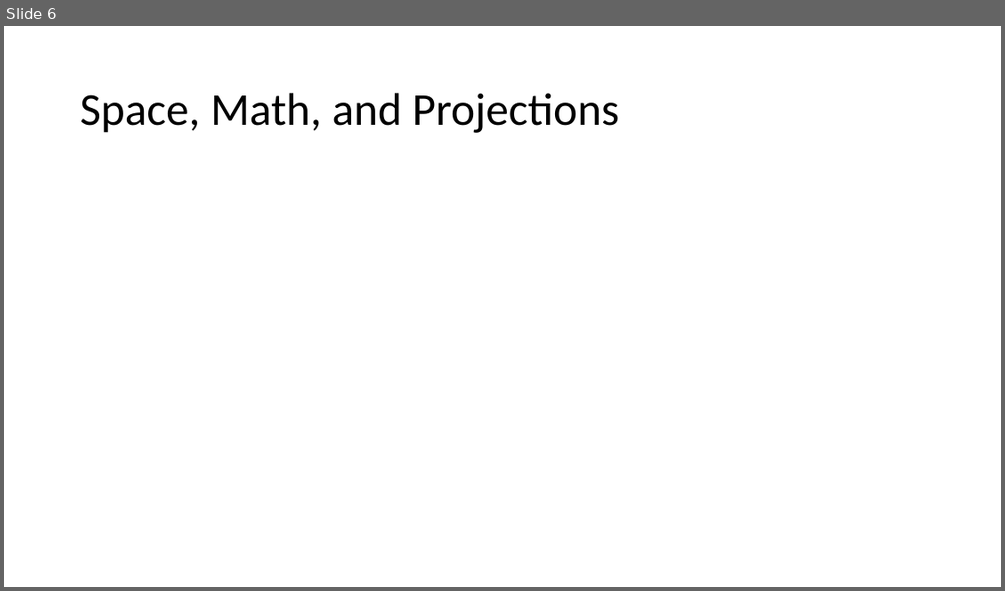
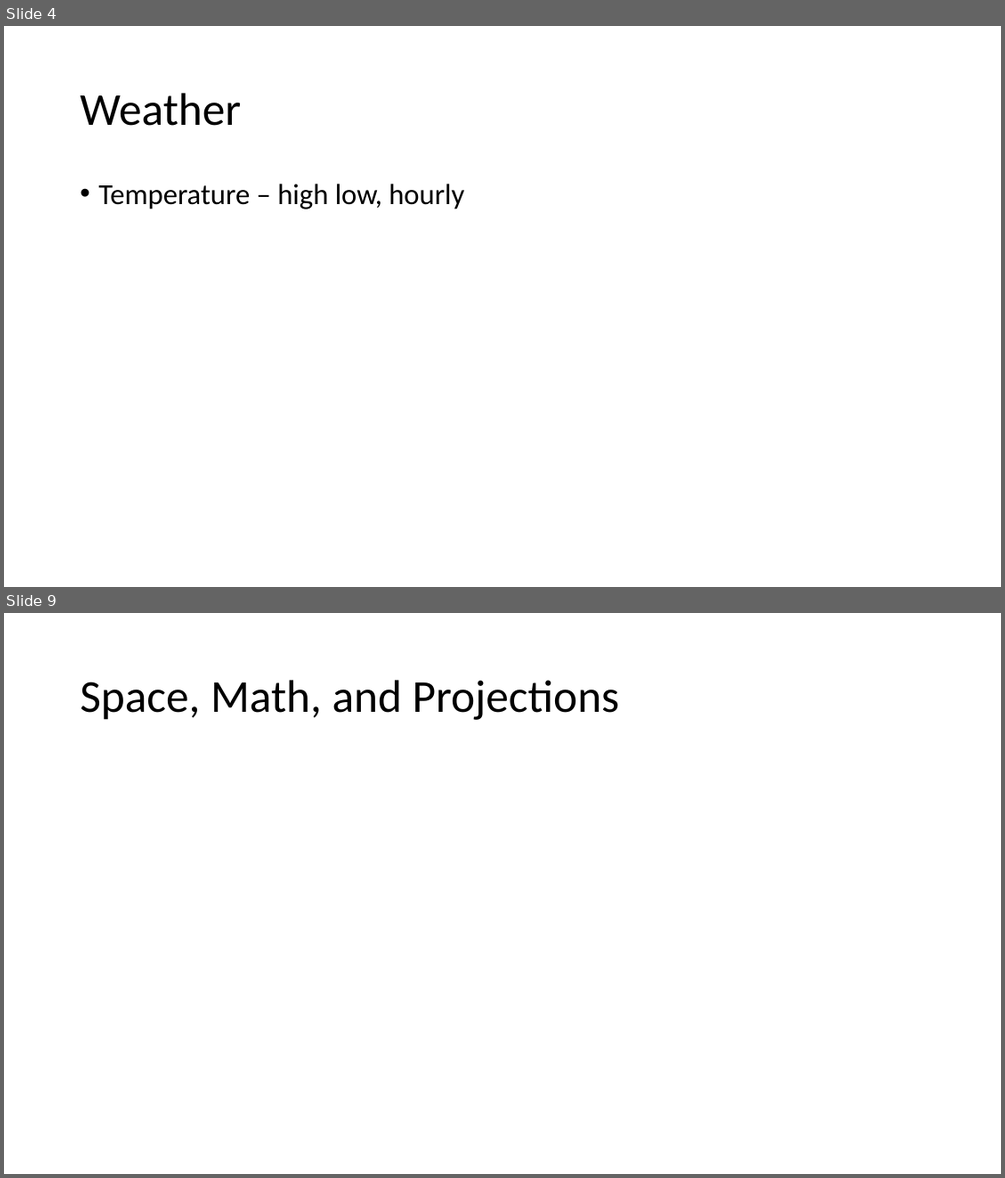
Before and after one commit to billinkc/presentations, a slide deck: IntegratingWeatherData/IntegratingWeatherData.pptx. Shown one above the other, each under a label of ours: slide 6 before the commit, slides 4 and 9 after it; the slides between them are not shown. The pictures are 1005x591 and 1005x1178 pixels, drawn with LibreOffice and Linux fonts; fonts in the diff are those of the drawing. Boxes give left, top, right and bottom in pixels: in the first picture for what was removed or moved away, otherwise in the second. Text is boxed around its words. In the diff, an @@ line names an element or a change of style, - is before the commit and + after.

```diff
--- a/IntegratingWeatherData/IntegratingWeatherData.pptx
+++ b/IntegratingWeatherData/IntegratingWeatherData.pptx
@@ slide 4 added at (4, 26, 1001, 587), background #FFFFFF @@
@@ title added at (80, 93, 241, 126), 44 pt, text #000000 @@
+Weather
@@ text added at (98, 184, 464, 209), 28 pt, text #000000 @@
+• Temperature – high low, hourly
@@ what was slide 6 is now slide 9 @@
```
Also in this commit, not shown: 3 slides changed, 3 other slides added, 1 slide removed.
